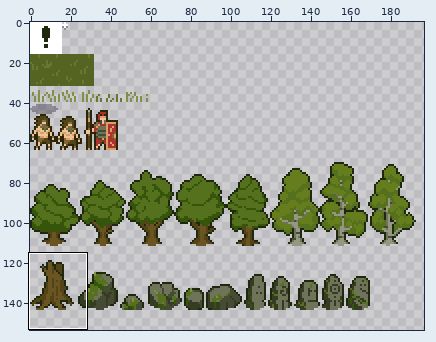
Two states of a sprite sheet, src/sprites.png. Above, an overview of the earlier version with the close-up marked.
Close-up. The starting point:
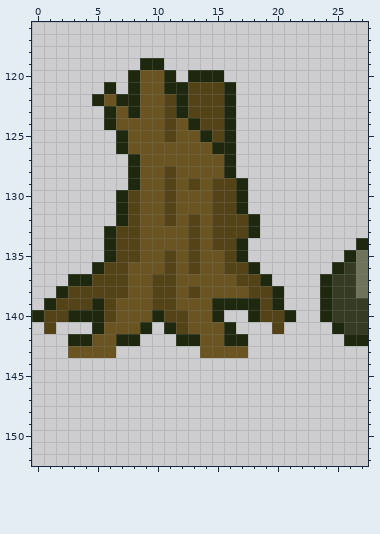
The file is 256x512 pixels. Colours within 5 levels of each other are drawn and written as one. Shown: x 0..27, y 116..152. The wide view leaves out empty margins. The commit also changed other parts of the picture, which this record leaves out.
The result:
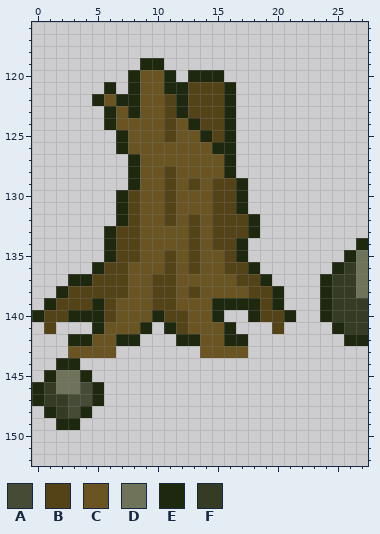
Palette (. is transparent): A #464b35  B #554318  C #695422  D #6e735a  E #1d280e  F #363c24
Diff:
Changed rows in their new state; - is an unchanged pixel.
first column x 0:
144 --EE--
145 -EDDE-
146 EFDDAE
147 EFFAAE
148 -EFAE-
149 --EE--
Changed places in both close-ups, as pixel boxes (x1, y1, x2, y2):
added: (32, 358, 104, 430)
